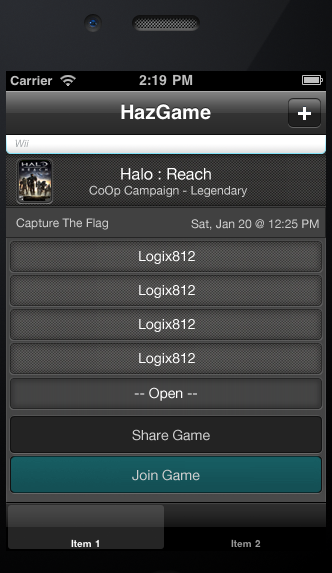
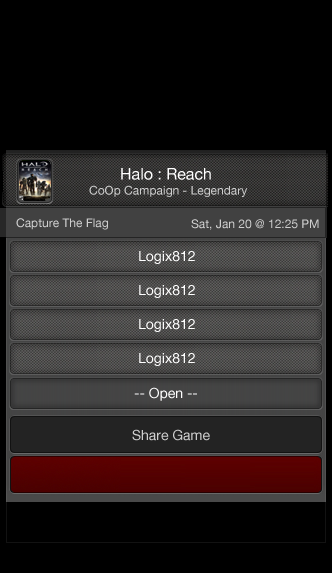
Layered file, before and after one edit (w=332, h=573). Changes by layer:
hid "Layer 1" over (0, 0, 332, 573)
hid group "Platforms" (26 layers) over (0, 0, 332, 573)
painted on "inner shadow" over (3, 179, 328, 190)
hid "Join Game" over (132, 469, 200, 481)
